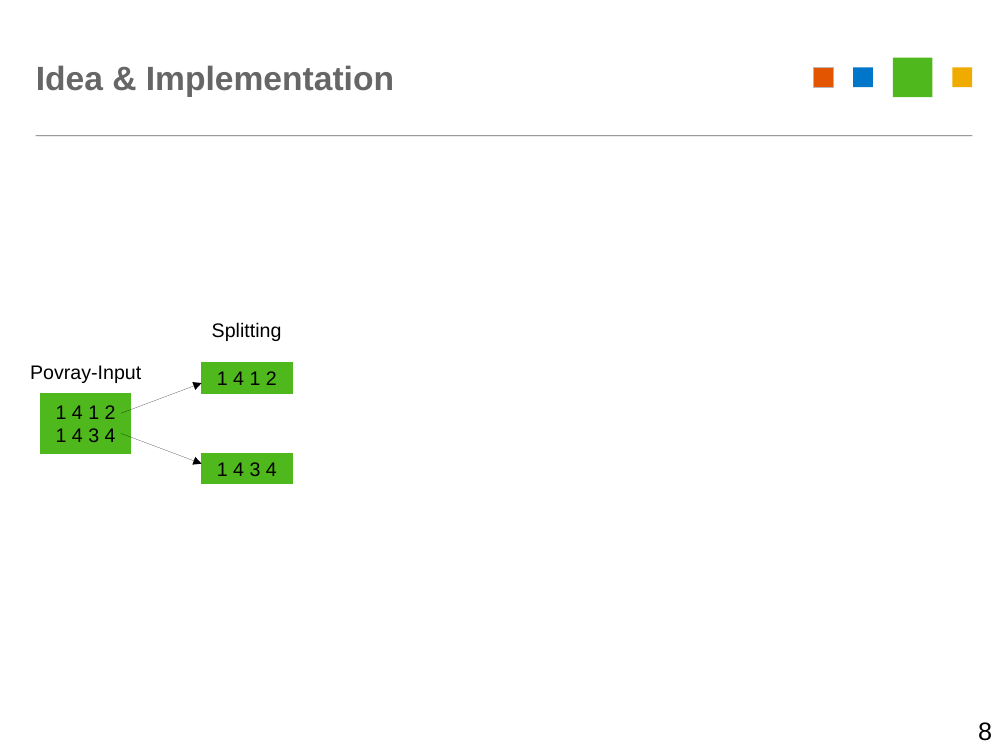
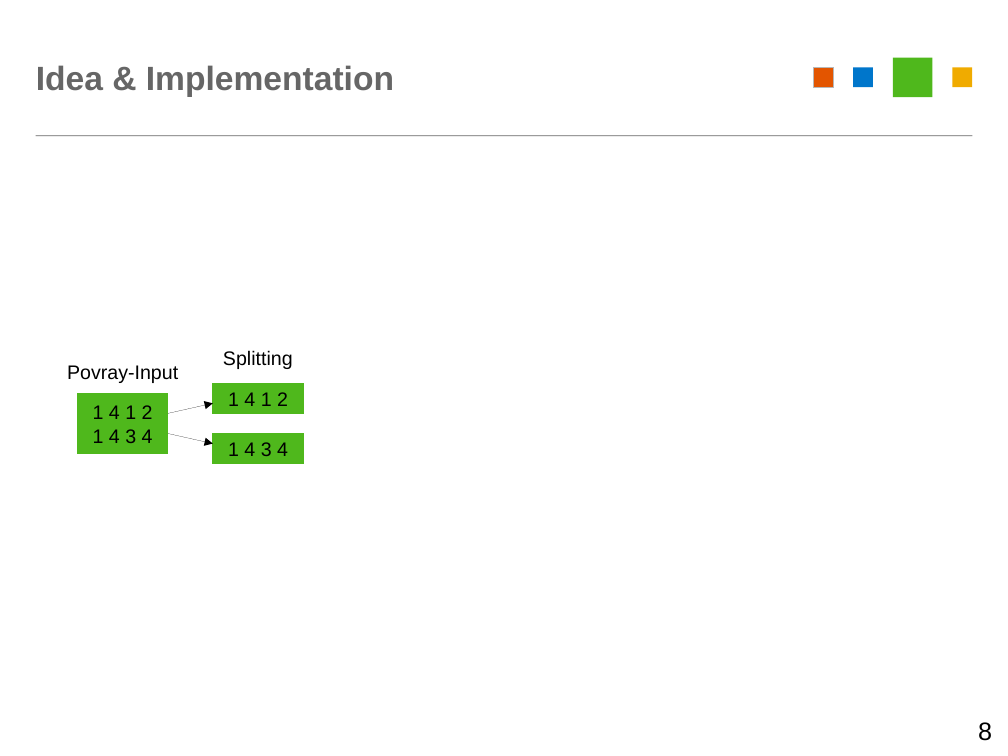
Before and after one commit to YarnSeemannsgarn/University_Innsbruck-Advanced_Distributed_and_Parallel_Systems-Homework_8, a slide deck: slide 8 of docs/presentation/map-reduce-povray.odp. Drawn at 1008x756 pixels with LibreOffice and Linux fonts; fonts in the diff are those of the drawing. Boxes give left, top, right and bottom in pixels: in the first picture for what was removed or moved away, otherwise in the second. Text is boxed around its words. In the diff, an @@ line names an element or a change of style, - is before the commit and + after.

```diff
--- a/docs/presentation/map-reduce-povray.odp
+++ b/docs/presentation/map-reduce-povray.odp
@@ text "Povray-Input": place and size @@
-text "Povray-Input" at (30,365,141,383)
+text "Povray-Input" at (67,365,178,383)
@@ text "Splitting": place and size @@
-text "Splitting" at (212,322,282,341)
+text "Splitting" at (223,350,293,369)
@@ rectangle "1 4 1 2": place and size @@
-rectangle "1 4 1 2" at (202,363,292,393)
+rectangle "1 4 1 2" at (213,383,303,413)
@@ rectangle "1 4 1 2": place and size @@
-rectangle "1 4 1 2" at (40,393,131,454)
+rectangle "1 4 1 2" at (78,393,168,454)
@@ arrow moved from (121, 413) - (202, 383) to (168, 413) - (213, 403) @@
@@ arrow moved from (121, 433) - (202, 464) to (168, 433) - (213, 444) @@
@@ rectangle "1 4 3 4": place and size @@
-rectangle "1 4 3 4" at (202,454,292,484)
+rectangle "1 4 3 4" at (213,433,303,464)
```
Also in this commit, not shown: 4 other slides changed, 1 slide added, 1 other file.
